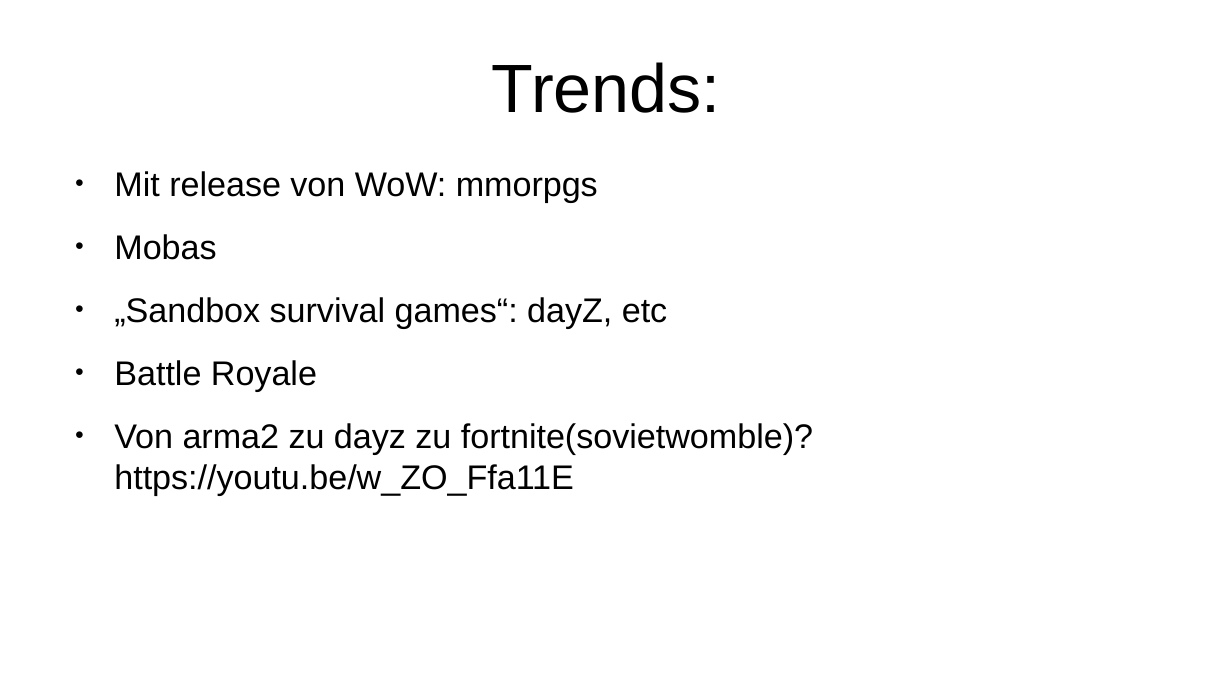
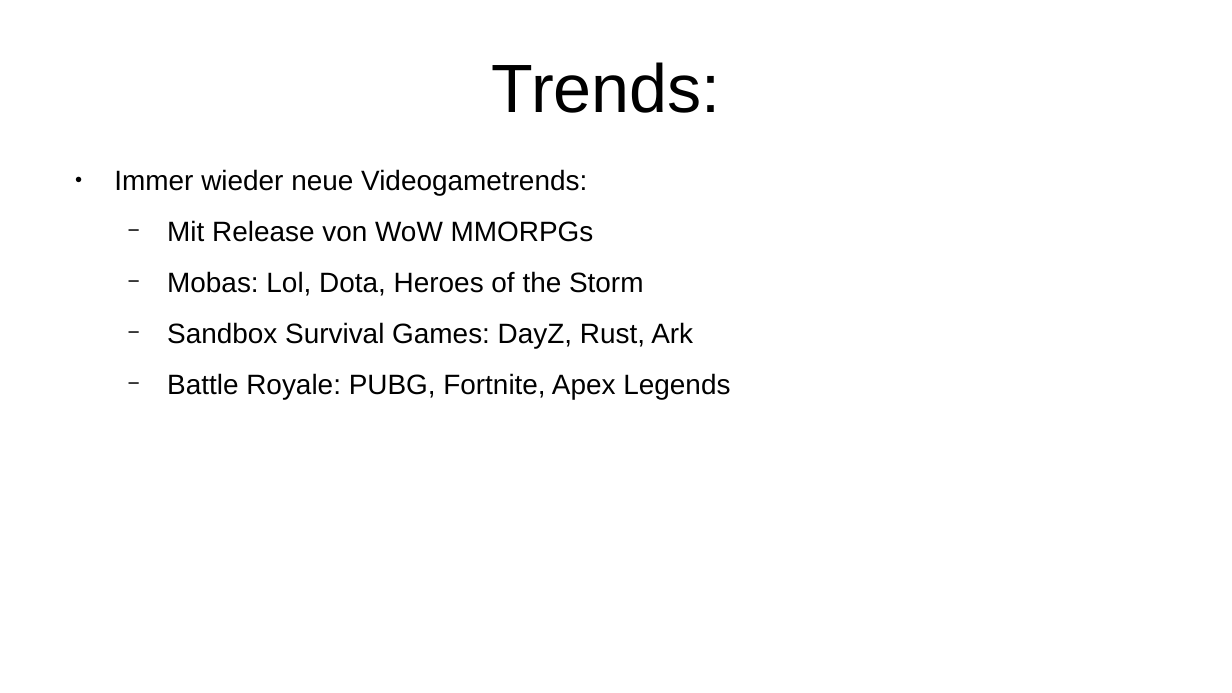
Before and after one commit to Aureumignis/UniStuff, a slide deck: slide 14 of WISE2020/HTiESD/HTiEDS_Praesentation.odp (slide 12 before the commit). Drawn at 1232x693 pixels with LibreOffice and Linux fonts; fonts in the diff are those of the drawing. Boxes give left, top, right and bottom in pixels: in the first picture for what was removed or moved away, otherwise in the second. Text is boxed around its words. In the diff, an @@ line names an element or a change of style, - is before the commit and + after.

```diff
--- a/WISE2020/HTiESD/HTiEDS_Praesentation.odp
+++ b/WISE2020/HTiESD/HTiEDS_Praesentation.odp
@@ text at (x1=114, y1=169, x2=730, y2=399): text changed; size 22 to 18 pt @@
-● Mit release von WoW: mmorpgs
-● Mobas
-● „Sandbox survival games“: dayZ, etc
-● Battle Royale
-● Von arma2 zu dayz zu fortnite(sovietwomble)?
-  https://youtu.be/w_ZO_Ffa11E
+● Immer wieder neue Videogametrends:
+  − Mit Release von WoW MMORPGs
+  − Mobas: Lol, Dota, Heroes of the Storm
+  − Sandbox Survival Games: DayZ, Rust, Ark
+  − Battle Royale: PUBG, Fortnite, Apex Legends
```
Also in this commit, not shown: 3 other slides changed, 6 slides added, 2 slides removed.
